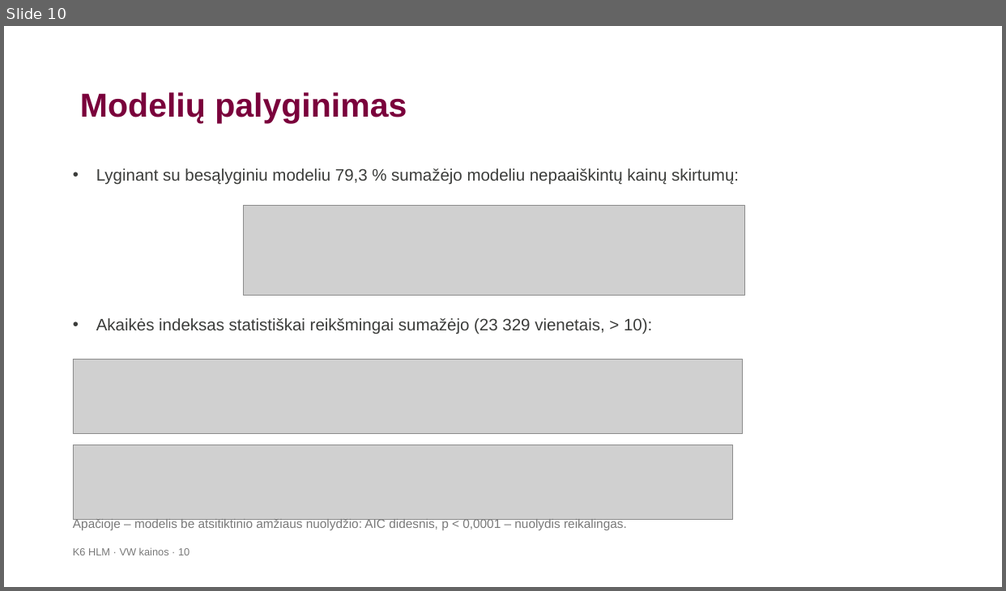
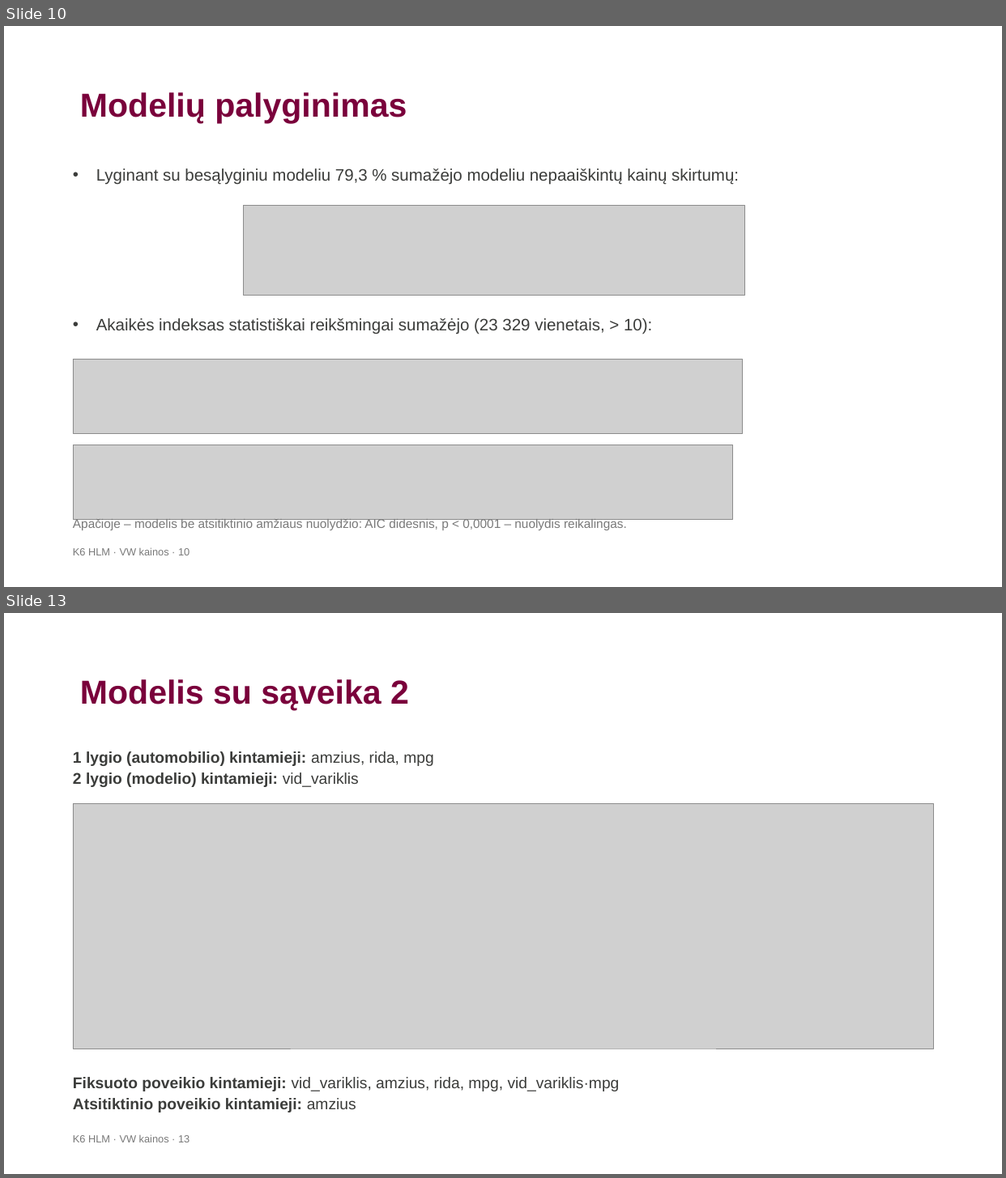
Before and after one commit to LidijaPu/K6, a slide deck: K6_HLM_VW_pristatymas.pptx. Shown one above the other, each under a label of ours: slide 10 before the commit, slides 10 and 13 after it; the slides between them are not shown. The pictures are 1006x591 and 1006x1178 pixels, drawn with LibreOffice and Linux fonts; fonts in the diff are those of the drawing; grey boxes stand for pictures; background and template pictures are left out. Boxes give left, top, right and bottom in pixels: in the first picture for what was removed or moved away, otherwise in the second. Text is boxed around its words. In the diff, an @@ line names an element or a change of style, - is before the commit and + after.

```diff
--- a/K6_HLM_VW_pristatymas.pptx
+++ b/K6_HLM_VW_pristatymas.pptx
@@ slide 13 added at (x1=4, y1=613, x2=1002, y2=1174), background #FFFFFF @@
@@ title added at (x1=80, y1=679, x2=409, y2=710), 32 pt, text #7A003B, bold @@
+Modelis su sąveika 2
@@ text added at (x1=73, y1=752, x2=433, y2=787), 15 pt, text #3B3C3A, bold @@
+1 lygio (automobilio) kintamieji: amzius, rida, mpg
+2 lygio (modelio) kintamieji: vid_variklis
@@ picture added at (x1=73, y1=804, x2=934, y2=1049) @@
@@ text added at (x1=73, y1=1077, x2=620, y2=1113), 15 pt, text #3B3C3A, bold @@
+Fiksuoto poveikio kintamieji: vid_variklis, amzius, rida, mpg, vid_variklis·mpg
+Atsitiktinio poveikio kintamieji: amzius
@@ text added at (x1=73, y1=1135, x2=189, y2=1143), 10 pt, text #797979 @@
+K6 HLM · VW kainos · 13
```
Also in this commit, not shown: 5 slides changed, 1 other slide added, 3 other files.
